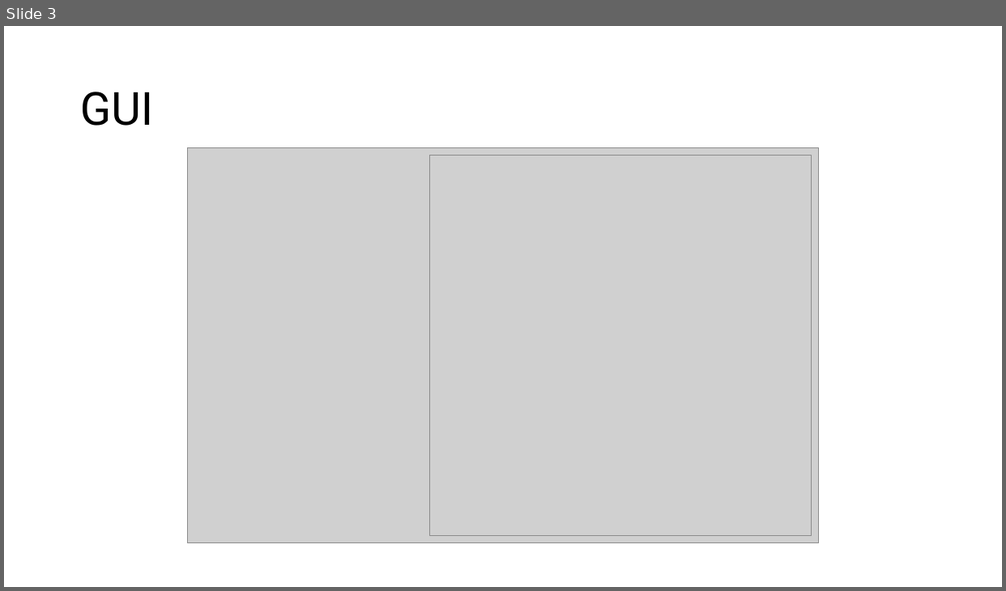
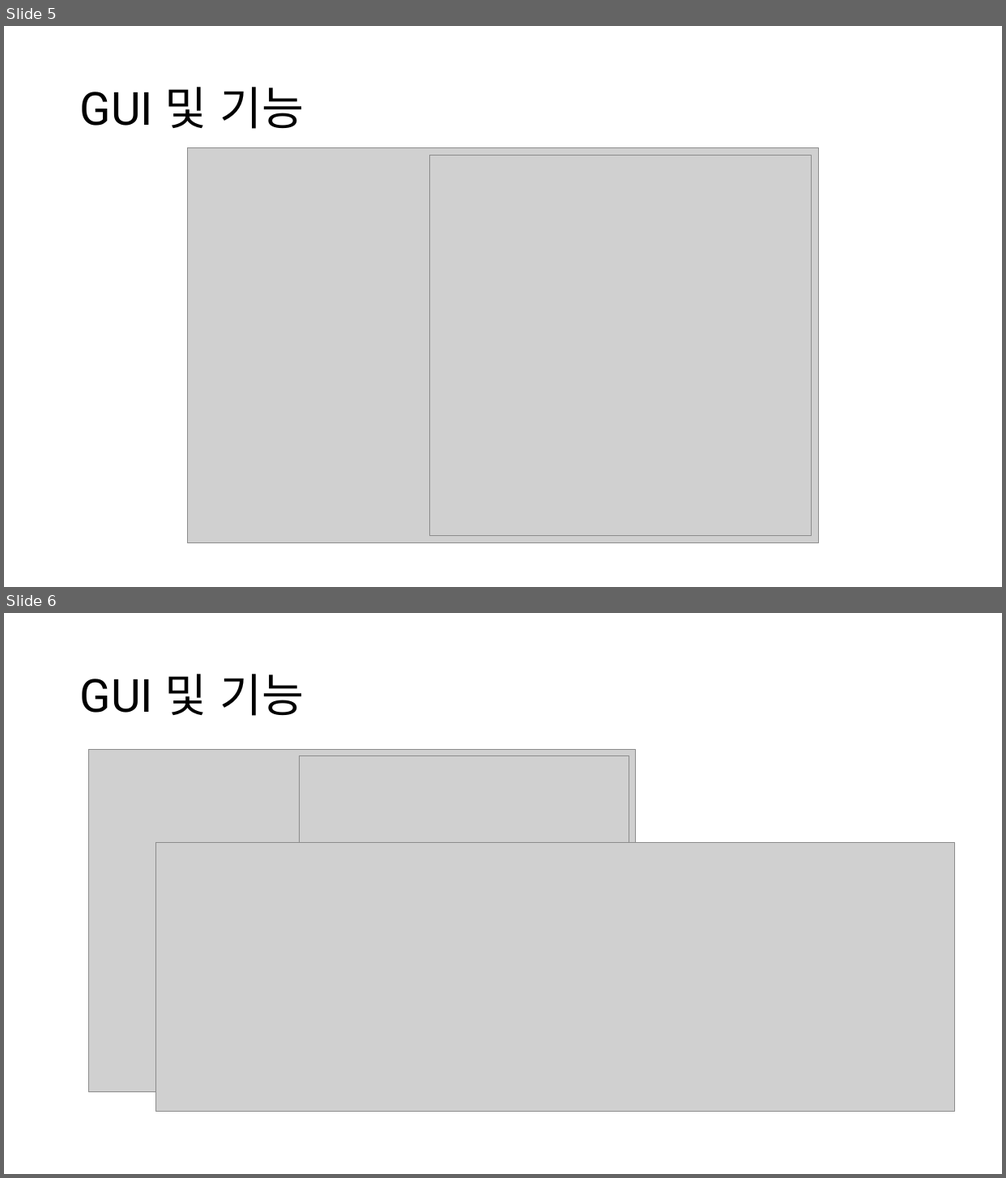
Before and after one commit to Jirung-E/Script_termproject, a slide deck: docs/스크립트언어 텀프로젝트.pptx. Shown one above the other, each under a label of ours: slide 3 before the commit, slides 5 and 6 after it. The pictures are 1006x591 and 1006x1178 pixels, drawn with LibreOffice and Linux fonts; fonts in the diff are those of the drawing; grey boxes stand for pictures. Boxes give left, top, right and bottom in pixels: in the first picture for what was removed or moved away, otherwise in the second. Text is boxed around its words. In the diff, an @@ line names an element or a change of style, - is before the commit and + after.

```diff
--- a/docs/스크립트언어 텀프로젝트.pptx
+++ b/docs/스크립트언어 텀프로젝트.pptx
@@ slide 6 added at (x1=4, y1=613, x2=1002, y2=1174), background #FFFFFF @@
@@ title added at (x1=80, y1=674, x2=304, y2=716), 44 pt, text #000000 @@
+GUI 및 기능
@@ picture added at (x1=89, y1=749, x2=637, y2=1093) @@
@@ picture added at (x1=299, y1=756, x2=629, y2=1086) @@
@@ picture added at (x1=156, y1=843, x2=955, y2=1111) @@
@@ what was slide 3 is now slide 5 @@
@@ slide 5 changed as well @@
@@ title at (x1=80, y1=87, x2=304, y2=129): text changed @@
-GUI
+GUI 및 기능
```
Also in this commit, not shown: 1 other slide changed, 3 other slides added, 1 slide removed, 2 other files.
